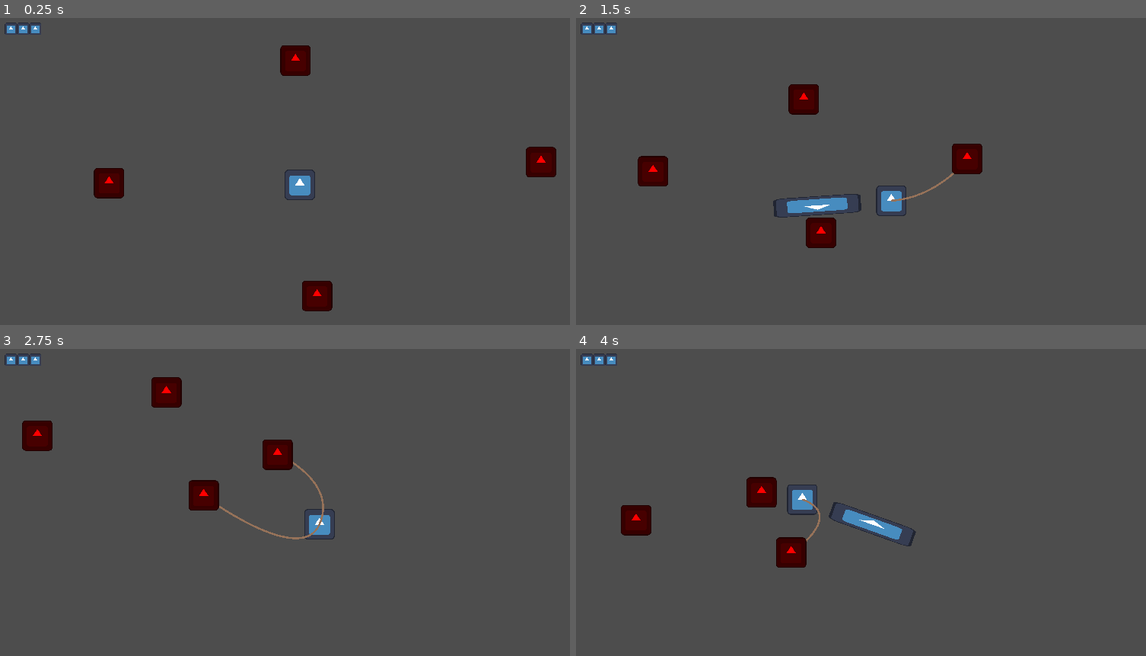
Above: before the commit, frames 1-4 (two rows, left to right).
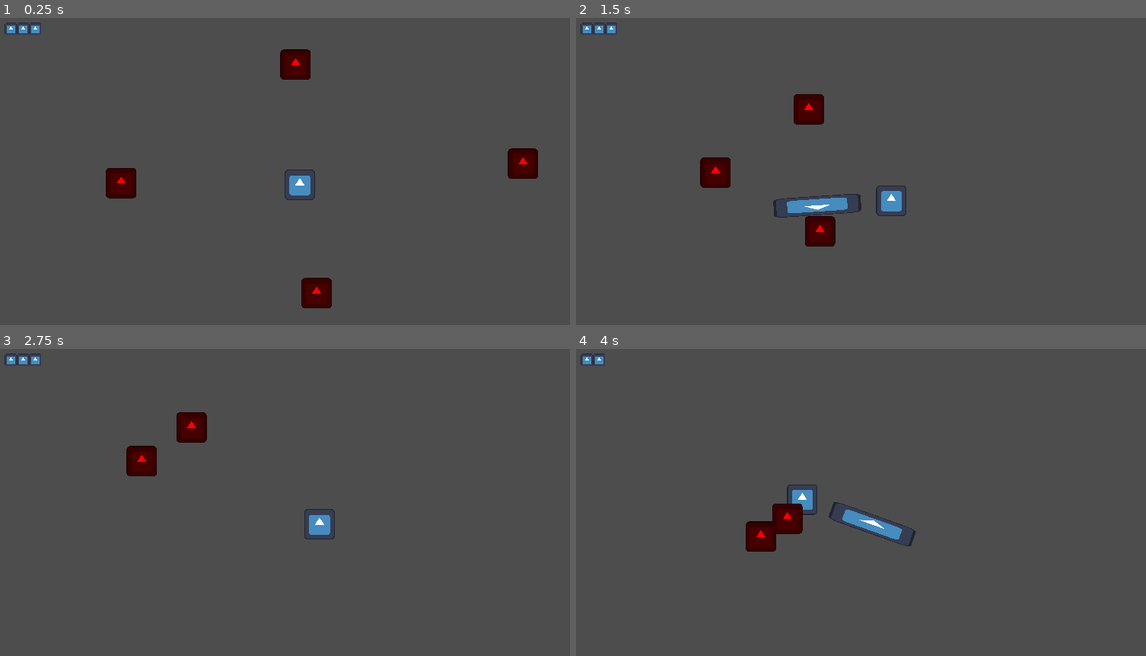
Above: after the commit, the same moments.

Repository: 2weeking/Lasso-Knight
Game: Godot game, scene res://levels/level_0.tscn
Same seed, same stepped clock (60 frames per second), same inputs: the game is played once before the commit and once after it. The engine's default icon, where the game draws it, is replaced by a stand-in: a white triangle on a blue panel in a dark square.
Inputs (mouse positions are in pixels of both pictures, inside the frame that each line leads up to):
- Up to frame 1 (0.25 s): no input
- Up to frame 2 (1.5 s): move the mouse to (1009, 168) at 0.52 s; hold D (right) 0.53-1.28 s; click (1009, 168) at 0.6 s; move the mouse to (752, 202) at 1.27 s; hold S (down) from 1.28 s (still down); click (752, 202) at 1.35 s
- Up to frame 3 (2.75 s): move the mouse to (359, 441) at 2.02 s; release S (down) at 2.03 s; hold D (right) from 2.03 s (still down); click (359, 441) at 2.1 s
- Up to frame 4 (4 s): move the mouse to (843, 585) at 2.77 s; release D (right) at 2.78 s; hold W (up) 2.78-3.53 s; click (843, 585) at 2.85 s; move the mouse to (1060, 566) at 3.52 s; hold A (left) from 3.53 s (still down); click (1060, 566) at 3.6 s

The runs differ from the first frame. In frame 1, 1.5% of the frame differs, in the area x 16-98%, y 8-96%; in frame 2, 2.3%; in frame 3, 3.3%, in the area x 3-57%, y 9-63%; in frame 4, 2.7%.

Commit message:
Lasso actually reels in enemies by speeding enemies up

Diff:
--- a/entities/enemy/enemy.gd
+++ b/entities/enemy/enemy.gd
@@ -1,11 +1,15 @@
 extends CharacterBody2D
 
-@export var SPEED = 50.0
-@export var player : CharacterBody2D
+@export var speed = 0.5
+@onready var player = get_parent().get_node("Knight")
 
 func _physics_process(delta):
 	if is_instance_valid(player):
-		var direction = (player.position - position).normalized()
-		velocity = direction * SPEED
+		position = position.lerp(player.position, speed * delta)
+		#var direction = (player.position - position).normalized()
+		#velocity = direction * speed
 
-	move_and_collide(velocity * delta)
+	#if is_in_group("captured"):
+
+
+	#move_and_collide(velocity * delta)
--- a/entities/lasso/lasso.gd
+++ b/entities/lasso/lasso.gd
@@ -11,6 +11,8 @@
 	for body in captured_enemies:
 		var rope = captured_enemies[body]
 		rope.points = lasso_to_curve(Vector2.ZERO, to_local(body.position))
+		# Slowly increase reeling speed
+		body.speed += 7 * delta
 
 func whip(mouse_pos):
 	look_at(mouse_pos)
--- a/levels/level_0.tscn
+++ b/levels/level_0.tscn
@@ -8,18 +8,14 @@
 [node name="Knight" parent="." instance=ExtResource("1_l1ejl")]
 position = Vector2(31, 19)
 
-[node name="Enemy" parent="." node_paths=PackedStringArray("player") groups=["enemies"] instance=ExtResource("2_o46i8")]
+[node name="Enemy" parent="." groups=["enemies"] instance=ExtResource("2_o46i8")]
 position = Vector2(297, -6)
-player = NodePath("../Knight")
 
-[node name="Enemy2" parent="." node_paths=PackedStringArray("player") groups=["enemies"] instance=ExtResource("2_o46i8")]
+[node name="Enemy2" parent="." groups=["enemies"] instance=ExtResource("2_o46i8")]
 position = Vector2(51, 148)
-player = NodePath("../Knight")
 
-[node name="Enemy3" parent="." node_paths=PackedStringArray("player") groups=["enemies"] instance=ExtResource("2_o46i8")]
+[node name="Enemy3" parent="." groups=["enemies"] instance=ExtResource("2_o46i8")]
 position = Vector2(26, -124)
-player = NodePath("../Knight")
 
-[node name="Enemy4" parent="." node_paths=PackedStringArray("player") groups=["enemies"] instance=ExtResource("2_o46i8")]
+[node name="Enemy4" parent="." groups=["enemies"] instance=ExtResource("2_o46i8")]
 position = Vector2(-182, 17)
-player = NodePath("../Knight")
